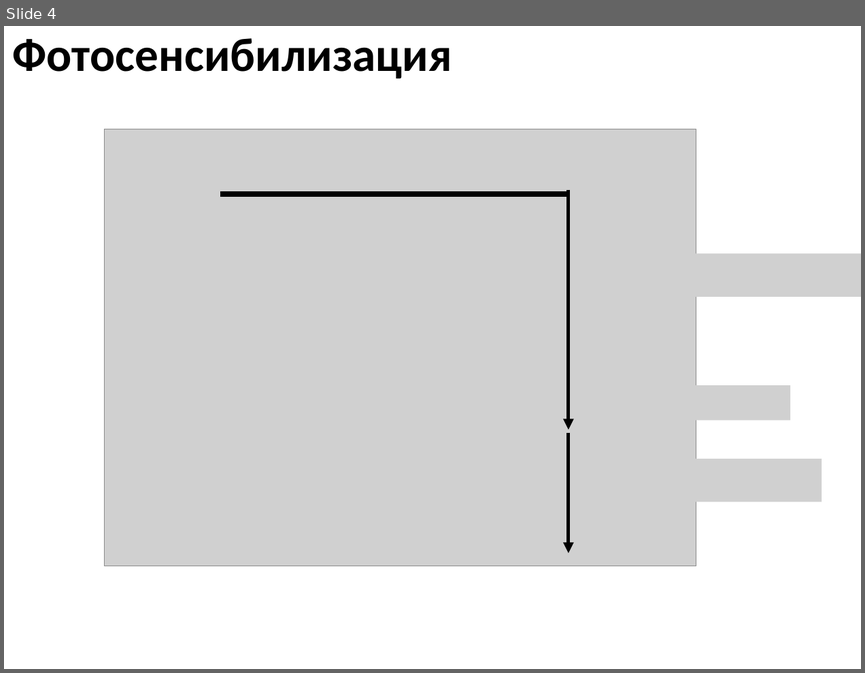
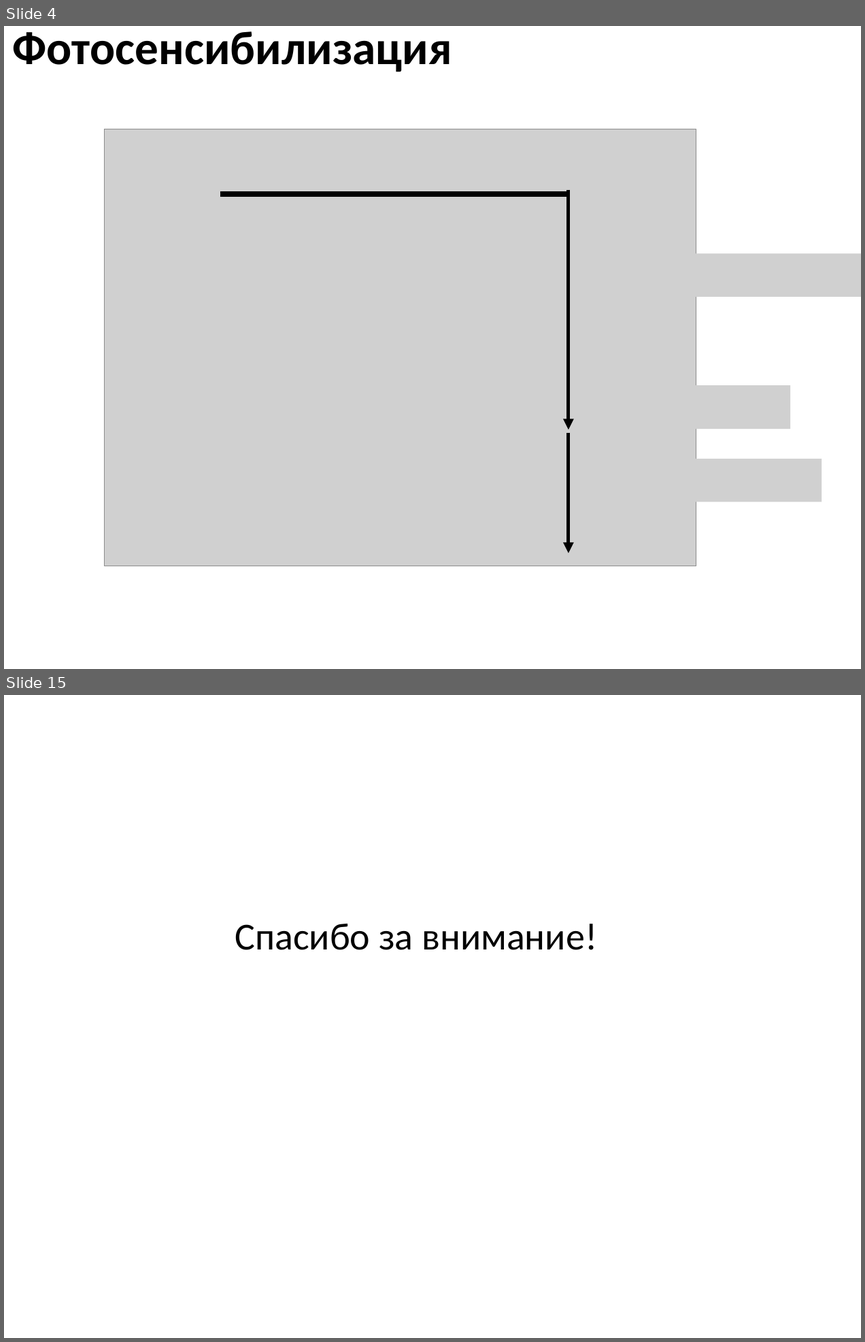
Before and after one commit to EnglishBeach/Course-work, a slide deck: Презентация.pptx. Shown one above the other, each under a label of ours: slide 4 before the commit, slides 4 and 15 after it; the slides between them are not shown. The pictures are 865x673 and 865x1342 pixels, drawn with LibreOffice and Linux fonts; fonts in the diff are those of the drawing; grey boxes stand for pictures. Boxes give left, top, right and bottom in pixels: in the first picture for what was removed or moved away, otherwise in the second. Text is boxed around its words. In the diff, an @@ line names an element or a change of style, - is before the commit and + after.

```diff
--- a/Презентация.pptx
+++ b/Презентация.pptx
@@ slide 15 added at box(4, 695, 861, 1338), background #FFFFFF @@
@@ text added at box(235, 923, 597, 950), 32 pt, text #000000 @@
+Спасибо за внимание!
@@ slide 4 changed as well @@
@@ title "Фотосенсибилизация": place and size @@
-title "Фотосенсибилизация" at box(13, 38, 452, 79)
+title "Фотосенсибилизация" at box(13, 31, 452, 72)
@@ picture: place and size @@
-picture at box(647, 385, 791, 420)
+picture at box(647, 385, 791, 429)
```
Also in this commit, not shown: 2 other slides changed, 12 other slides added, 3 slides removed, 4 other files.
